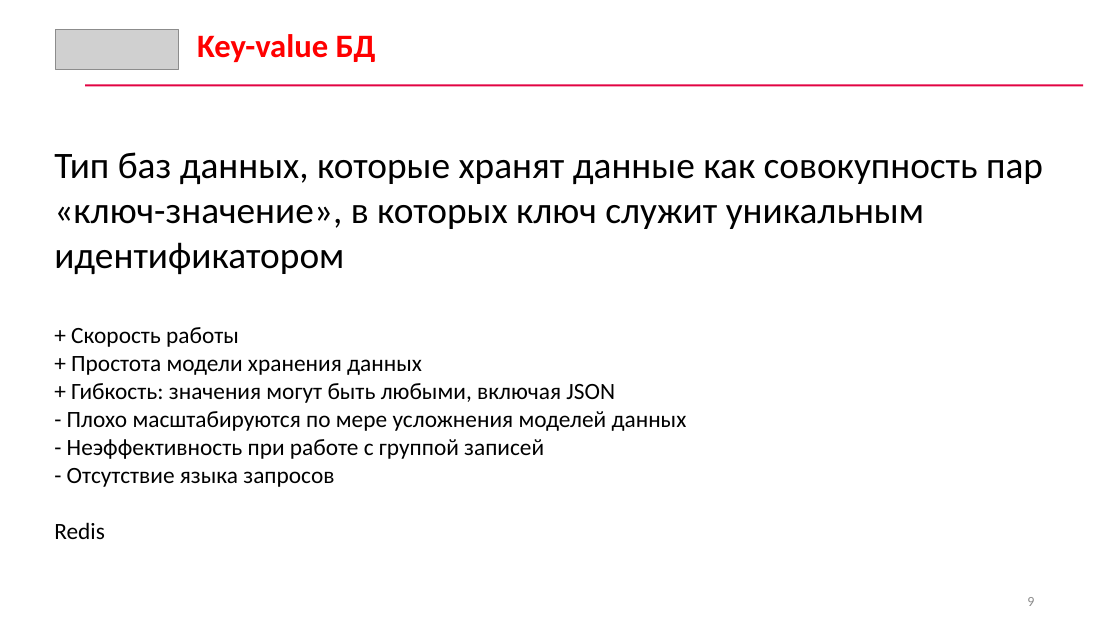
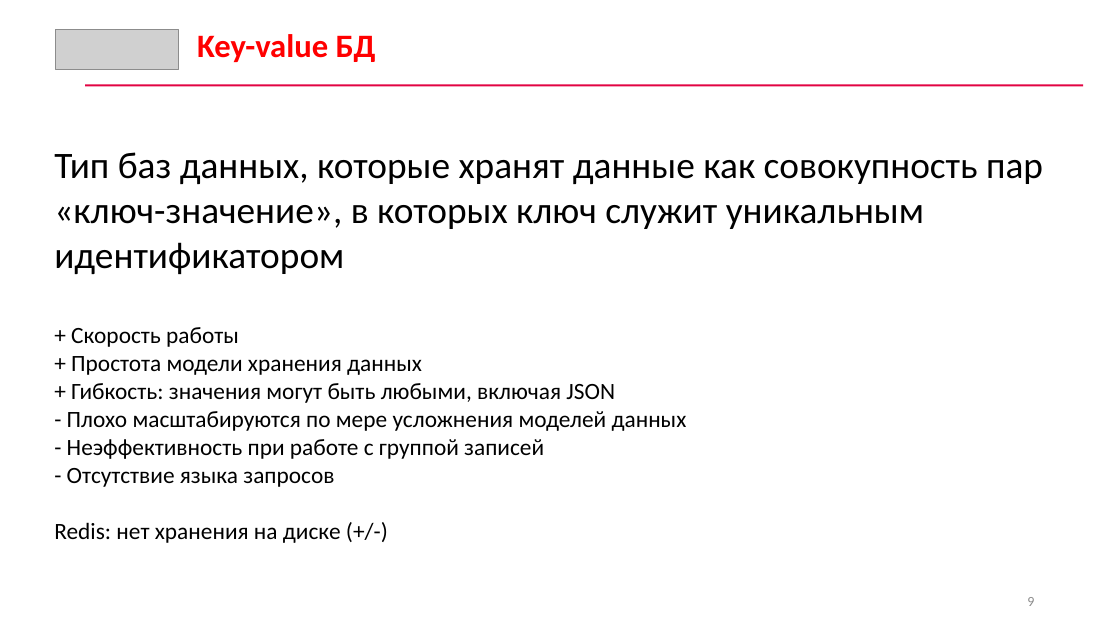
Before and after one commit to asinadskiy/data-analyze-for-cybersecurity, a slide deck: slide 9 of Лекции/3/Лекция 3 Методы хранения и анализа информации.pptx. Drawn at 1120x630 pixels with LibreOffice and Linux fonts; fonts in the diff are those of the drawing; grey boxes stand for pictures. Boxes give left, top, right and bottom in pixels: in the first picture for what was removed or moved away, otherwise in the second. Text is boxed around its words. In the diff, an @@ line names an element or a change of style, - is before the commit and + after.

```diff
--- a/Лекции/3/Лекция 3 Методы хранения и анализа информации.pptx
+++ b/Лекции/3/Лекция 3 Методы хранения и анализа информации.pptx
@@ text at bbox=[54, 522, 341, 543]: text changed @@
-Redis
+Redis: нет хранения на диске (+/-)
```
Also in this commit, not shown: 3 other slides changed.
